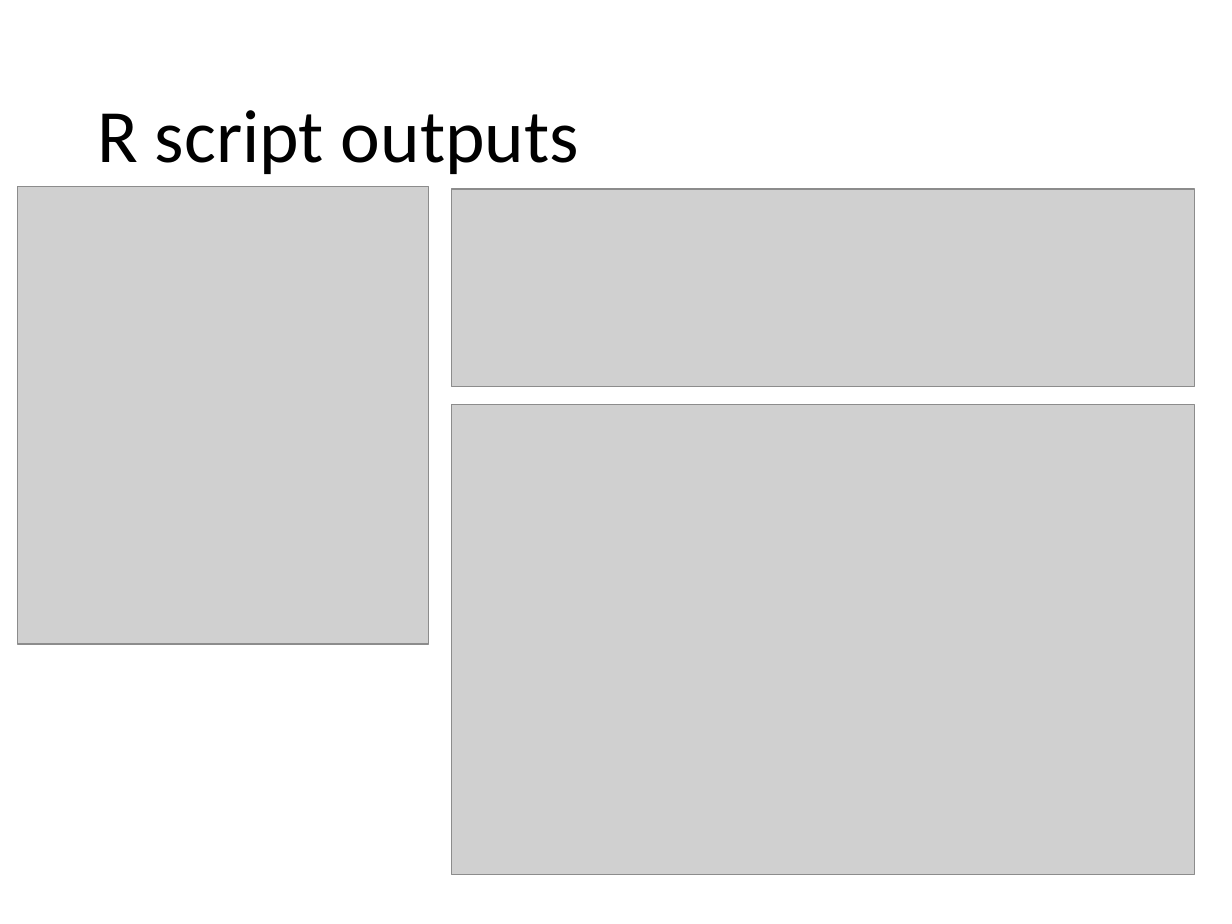
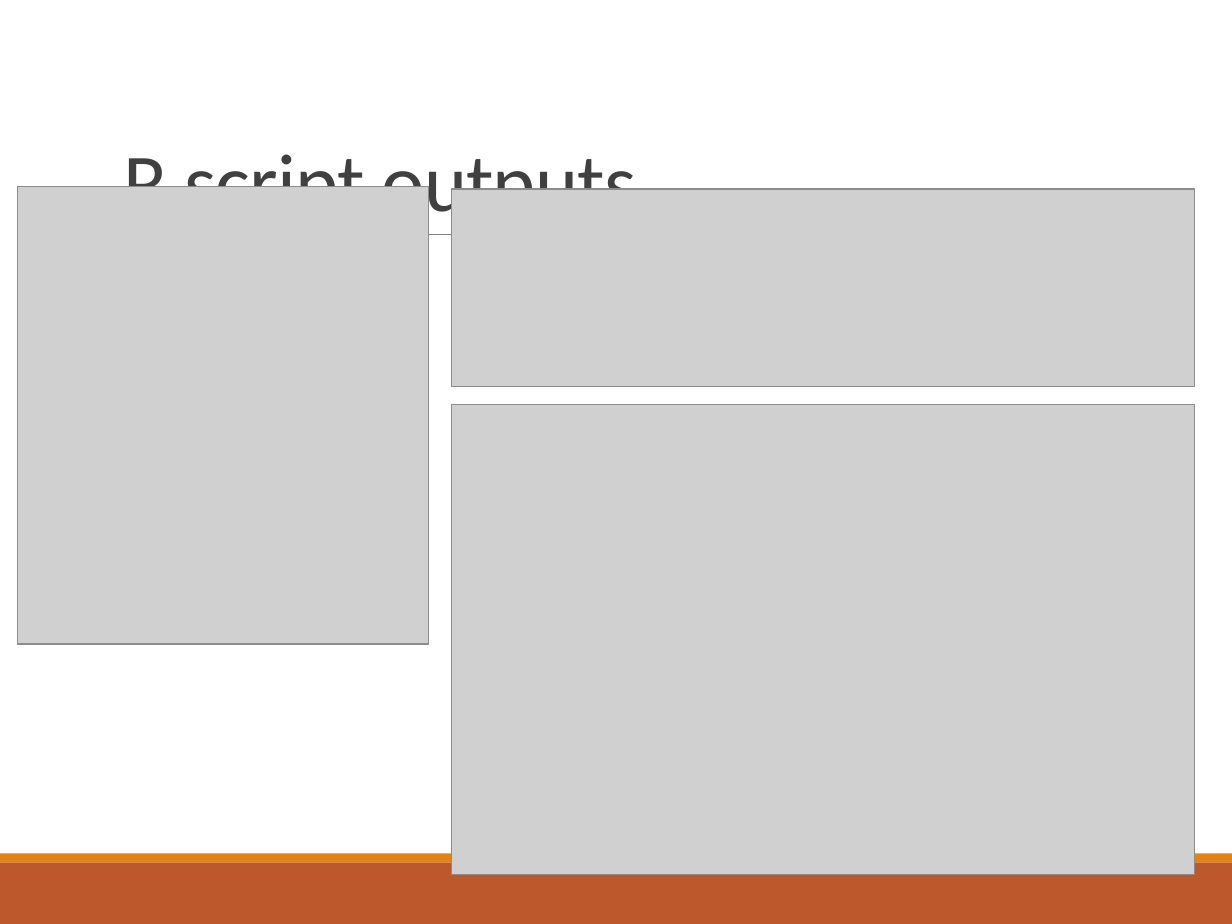
Before and after one commit to Oldyeller89/M_A_HW_Git, a slide deck: slide 4 of Assignment6/cell2cell analysis.pptx (slide 3 before the commit). Drawn at 1232x924 pixels with LibreOffice and Linux fonts; fonts in the diff are those of the drawing; grey boxes stand for pictures. Boxes give left, top, right and bottom in pixels: in the first picture for what was removed or moved away, otherwise in the second. Text is boxed around its words. In the diff, an @@ line names an element or a change of style, - is before the commit and + after.

```diff
--- a/Assignment6/cell2cell analysis.pptx
+++ b/Assignment6/cell2cell analysis.pptx
@@ title "R script outputs": place and size @@
-title "R script outputs" at (97, 110, 579, 174)
+title "R script outputs" at (123, 143, 637, 230)
@@ title "R script outputs" at (123, 143, 637, 230): size 44 to 48 pt, text colour #000000 to #404040, letter spacing 0 to -0.5 pt; line spacing 0.9 to 0.85; vertical alignment middle to bottom @@
@@ line added from (121, 234) to (1127, 234), #808080 0.5 pt @@
@@ rectangle added at (0, 862, 1232, 924), fill #BD582C @@
@@ rectangle added at (0, 854, 1232, 862), fill #E48312 @@
```
Also in this commit, not shown: 5 other slides changed, 1 slide added, 3 other files.
